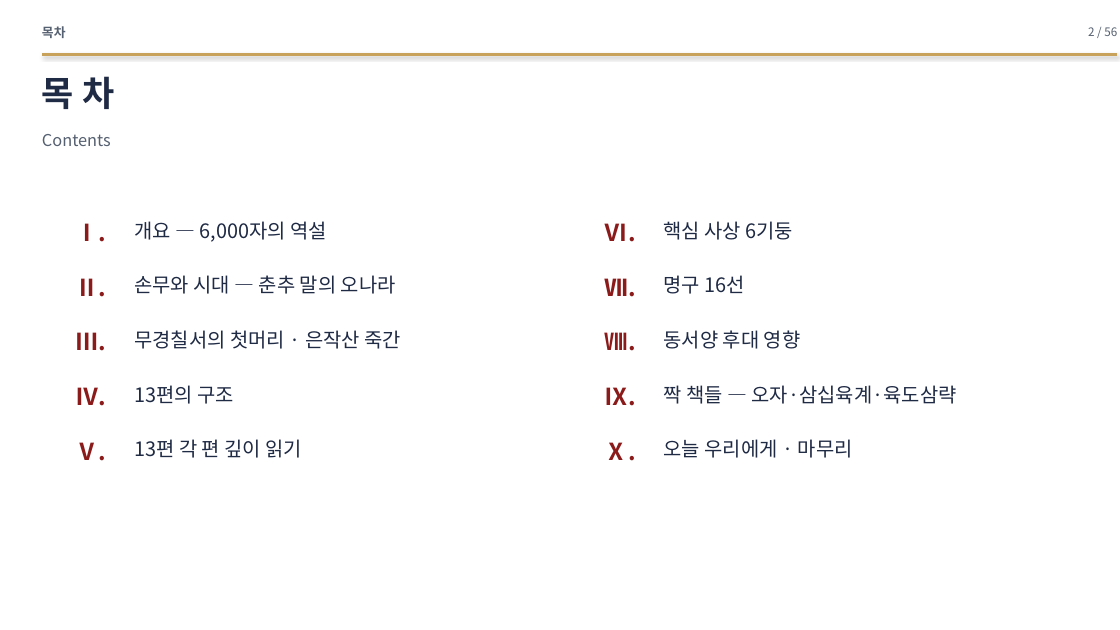
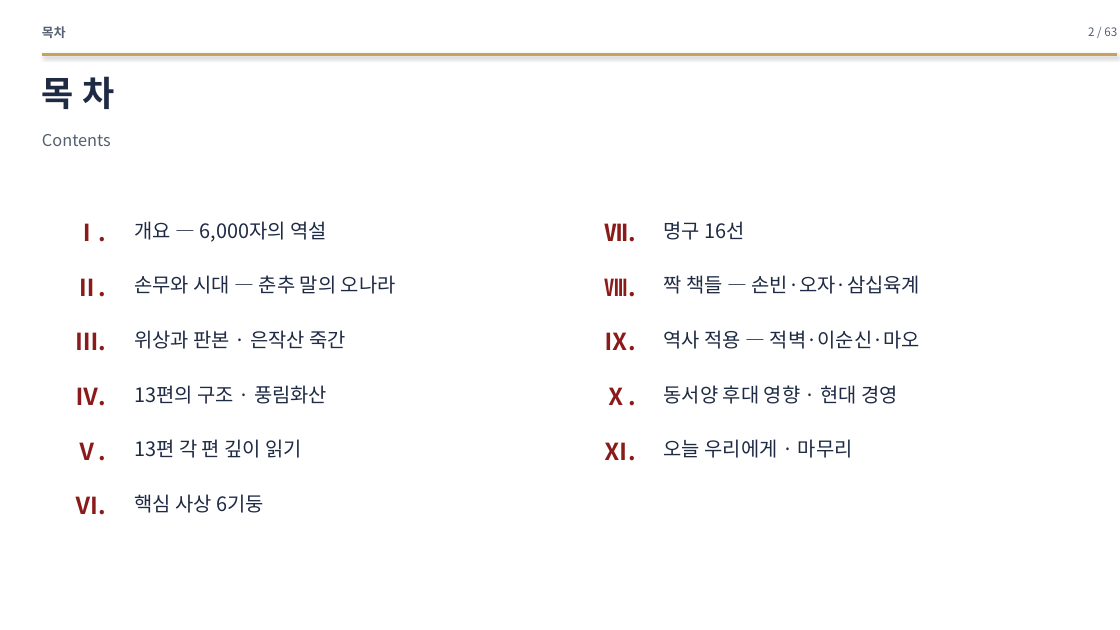
Before and after one commit to hpark1947/Oriental-Classics2, a slide deck: slide 2 of 발표자료/손자병법_발표자료.pptx. Drawn at 1120x630 pixels with LibreOffice and Linux fonts; fonts in the diff are those of the drawing. Boxes give left, top, right and bottom in pixels: in the first picture for what was removed or moved away, otherwise in the second. Text is boxed around its words. In the diff, an @@ line names an element or a change of style, - is before the commit and + after.

```diff
--- a/발표자료/손자병법_발표자료.pptx
+++ b/발표자료/손자병법_발표자료.pptx
@@ text at (1088,27,1117,36): text changed @@
-2 / 56
+2 / 63
@@ text at (664,275,921,294): text changed @@
-짝 책들 — 오자·삼십육계·육도삼략
+짝 책들 — 손빈·오자·삼십육계
@@ text at (134,330,347,349): text changed @@
-무경칠서의 첫머리 · 은작산 죽간
+위상과 판본 · 은작산 죽간
@@ text added at (664,330,920,349), 17 pt, text #1F2A44 @@
+역사 적용 — 적벽·이순신·마오
@@ text at (134,385,327,404): text changed @@
-13편의 구조
+13편의 구조 · 풍림화산
@@ 5 texts: place and size @@
-5 texts at (605,275,745,461)
+5 texts at (605,221,745,406)
@@ text at (664,385,899,404): text changed @@
-동서양 후대 영향
+동서양 후대 영향 · 현대 경영
@@ text added at (605,442,636,461), 20 pt, text #8B1A1A, bold @@
+Ⅺ.
@@ text "Ⅵ.": place and size @@
-text "Ⅵ." at (605,223,636,242)
+text "Ⅵ." at (76,496,107,515)
@@ text "핵심 사상 6기둥": place and size @@
-text "핵심 사상 6기둥" at (664,221,794,240)
+text "핵심 사상 6기둥" at (134,494,264,513)
```
Also in this commit, not shown: 53 other slides changed, 7 slides added, 1 other file.
